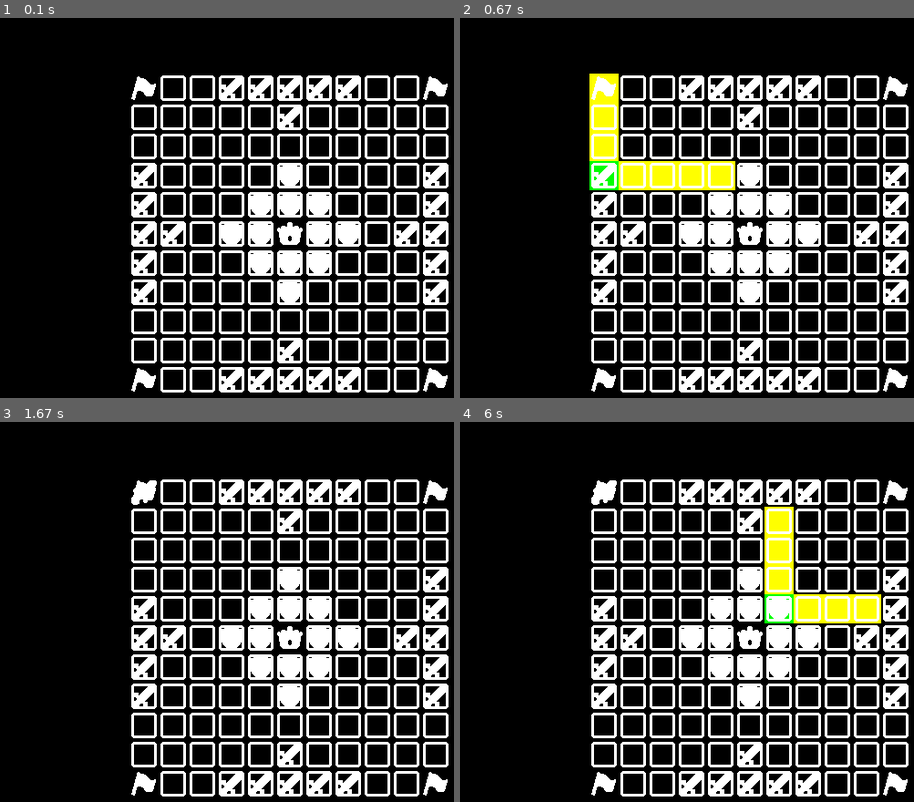
Above: before the commit, frames 1-4 (two rows, left to right).
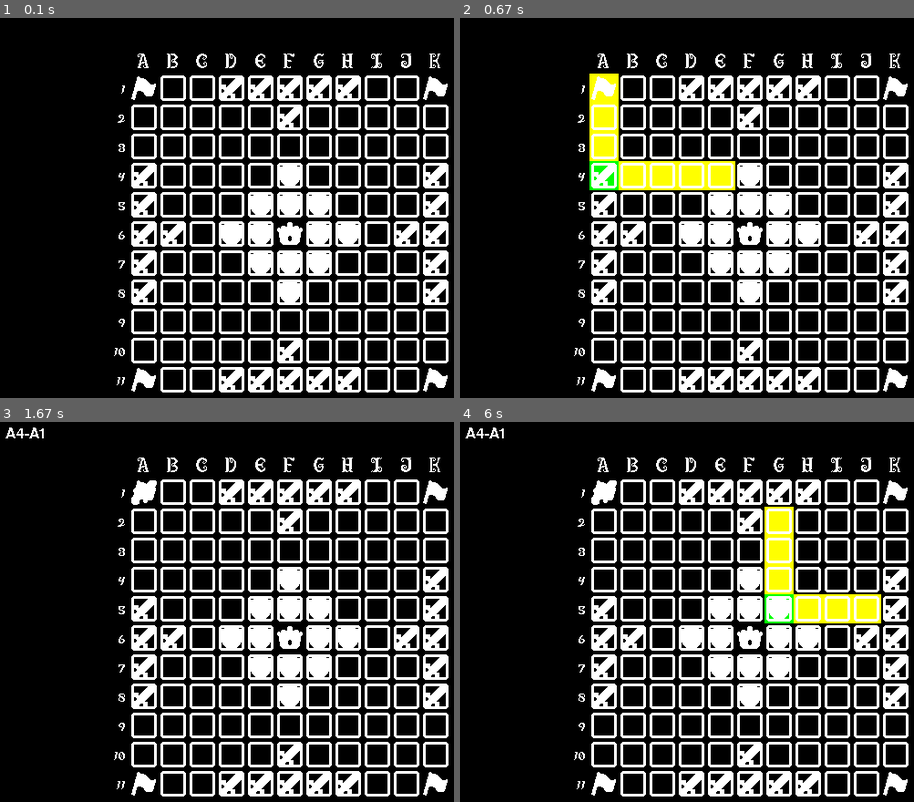
Above: after the commit, the same moments.

Repository: joaquinkiko/hnefatafl-pygame
Game: pygame game, started from main.py
Two runs of this game, one before a commit and one after it. Both use one fixed random seed, a clock stepped at 60 frames per second and the inputs below.
Inputs (mouse positions are in pixels of both pictures, inside the frame that each line leads up to):
- Up to frame 1 (0.1 s): no input
- Up to frame 2 (0.67 s): click (605, 173) at 0.38 s
- Up to frame 3 (1.67 s): click (145, 490) at 0.72 s
- Up to frame 4 (6 s): click (759, 684) at 2.55 s; click (900, 707) at 2.88 s; click (773, 619) at 5.72 s

The runs differ from the first frame. In frame 1, 0.7% of the frame differs, in the area x 25-97%, y 9-97%; in frame 2, 0.7%; in frame 3, 0.8%, in the area x 1-97%, y 1-97%; in frame 4, 0.8%.

Commit message:
Add text printing to board

Diff:
--- a/board.py
+++ b/board.py
@@ -26,6 +26,14 @@
         if not isinstance(other, Position):
             return NotImplemented
         return self.row == other.row and self.column == other.column
+
+    def get_column_string(self) -> str:
+        """Returns string representing just the column."""
+        return str(self.column + 1)
+
+    def get_row_string(self) -> str:
+        """Returns string representing just the row."""
+        return str(chr(self.row + ord('A')))
 
 
 class Board:
--- a/main.py
+++ b/main.py
@@ -25,6 +25,17 @@
 ASSET_KING: str = f"{ASSET_DIR}p_king.png"
 ASSET_ESCAPE: str = f"{ASSET_DIR}s_escape.png"
 ASSET_THRONE: str = f"{ASSET_DIR}s_throne.png"
+ASSET_FONT_BOARD: str | None = f"{ASSET_DIR}antiquity-print.ttf"
+ASSET_FONT_LOG: str | None = None
+# Board font
+FONT_BOARD_SIZE: int = 12
+FONT_BOARD_COLOR: pygame.Color = pygame.Color(255, 255, 255)
+FONT_BOARD_SPACING: int = 4
+# Log font
+FONT_LOG_SIZE: int = 24
+FONT_LOG_COLOR: pygame.Color = pygame.Color(255, 255, 255)
+FONT_LOG_SPACING: int = 8
+FONT_LOG_TOP_LEFT: tuple[int, int] = (8, 8)
 
 def main():
     # Initialize GUI
@@ -37,6 +48,9 @@
     selected_piece: Position = None
 
     # Load assets
+    pygame.font.init()
+    font_board: pygame.font.Font = pygame.font.Font(ASSET_FONT_BOARD, FONT_BOARD_SIZE)
+    font_log: pygame.font.Font = pygame.font.Font(ASSET_FONT_LOG, FONT_LOG_SIZE)
     textures: dict[str, Surface] = {
         "p_king": pygame.image.load(ASSET_KING),
         "p_defender": pygame.image.load(ASSET_DEFENDER),
@@ -106,13 +120,57 @@
                                 gui_positions
                                 )
         draw_board(window, board, textures, gui_positions)
+        draw_board_indice_markers(window, font_board, gui_positions)
         draw_pieces(window, board, textures, gui_positions)
+        draw_board_log(window, board, font_log)
 
         # Update the window
         pygame.display.update()
 
         # Slow down simulation
         clock.tick(FRAMES_PER_SECOND)
+
+def draw_board_log(window: Surface, board: Board, font: pygame.font.Font) -> None:
+    """Draws text log of board turns."""
+    offset: int = 0
+    for line in board.get_complete_turn_log().split("\n"):
+        text_log = font.render(line, False, FONT_LOG_COLOR)
+        window.blit(text_log, (FONT_LOG_TOP_LEFT[0], FONT_LOG_TOP_LEFT[1] + offset))
+        offset += font.get_height() + FONT_LOG_SPACING
+
+def draw_board_indice_markers(window: Surface,
+                              font: pygame.font.Font,
+                              gui_positions: list[tuple[pygame.Rect, Position]],
+                              ) -> None:
+    """Draw letter and number indices along board edges."""
+    for gui_position in gui_positions:
+        rect: pygame.Rect = gui_position[0]
+        position: Position = gui_position[1]
+        if position.row == 0:
+            # Draw number beside
+            string: str = position.get_column_string()
+            text_size: tuple[int, int] = font.size(string)
+            draw_x: int = rect.left - text_size[0] - FONT_BOARD_SPACING
+            draw_y: int = rect.centery - (text_size[1] / 2)
+            text = font.render(string, False, FONT_LOG_COLOR)
+            window.blit(text, (draw_x, draw_y))
+        if position.column == 0:
+            # Draw letter above
+            string: str = position.get_row_string()
+            text_size: tuple[int, int] = font.size(string)
+            draw_x: int = rect.centerx - (text_size[0] / 2)
+            draw_y: int = rect.top - font.get_height() - FONT_BOARD_SPACING
+            text = font.render(string, False, FONT_LOG_COLOR)
+            window.blit(text, (draw_x, draw_y))
+        """
+        draw_position: tuple[int, int] = gui_position[0].topleft
+        board_position: Position = gui_position[1]
+        if board.is_escape(board_position):
+            window.blit(textures["s_escape"], draw_position)
+        elif board.is_restricted(board_position):
+            window.blit(textures["s_throne"], draw_position)
+        else:
+            window.blit(textures["s_empty"], draw_position)"""
 
 def get_space_rects(window: Surface,
                     board: Board,
